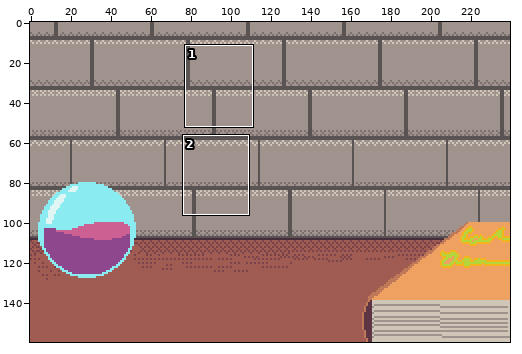
Pixel-art file: assets/alchemy_screen/alchemy_background.aseprite. Above, an overview of the earlier version with the close-up marked.
Close-up. The starting point:
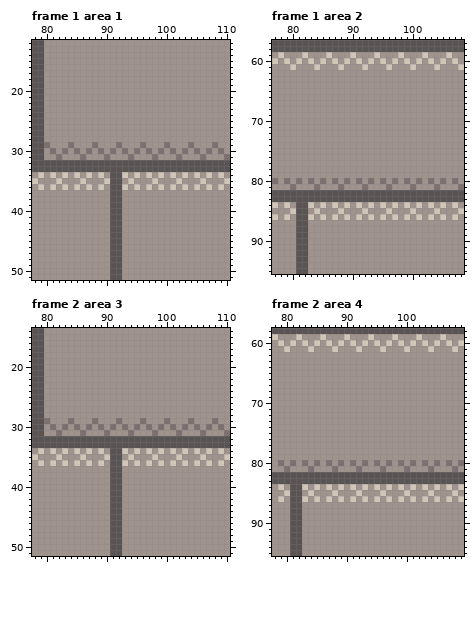
240x160 pixels, 4 frames. Shown: frame 1 area 1: x 78..110, y 12..51; frame 1 area 2: x 77..108, y 57..95; frame 2 area 3: x 78..110, y 14..51; frame 2 area 4: x 78..109, y 58..95. The commit also changed other frames or places, which this record leaves out.
After the commit:
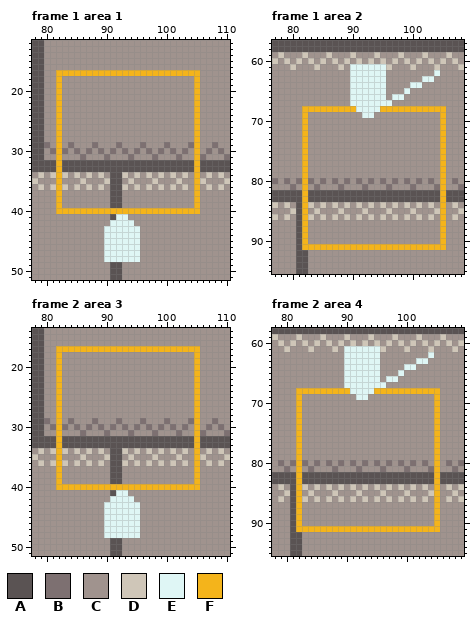
Palette (. is transparent): A #5a5353  B #7d7071  C #a0938e  D #cfc6b8  E #dff6f5  F #f4b41b
Change:
layer "Layer 1" now shown
Changed rows in their new state; - is an unchanged pixel.
Frame 1 area 1, layer "Layer 1":
first column x 82:
17 FFFFFFFFFFFFFFFFFFFFFFFF
18 F----------------------F
19 F----------------------F
20 F----------------------F
21 F----------------------F
22 F----------------------F
23 F----------------------F
24 F----------------------F
25 F----------------------F
26 F----------------------F
27 F----------------------F
28 F----------------------F
29 F----------------------F
30 F----------------------F
31 F----------------------F
32 F----------------------F
33 F----------------------F
34 F----------------------F
35 F----------------------F
36 F----------------------F
37 F----------------------F
38 F----------------------F
39 F----------------------F
40 FFFFFFFFFFFFFFFFFFFFFFFF
41 ----------EE------------
42 ---------EEEE-----------
43 --------EEEEEE----------
44 --------EEEEEE----------
45 --------EEEEEE----------
46 --------EEEEEE----------
47 --------EEEEEE----------
48 --------EEEEEE----------
Frame 1 area 2, layer "Layer 1":
first column x 82:
61 --------EEEEEE----------
62 --------EEEEEE--------E-
63 --------EEEEEE------EE--
64 --------EEEEEE----EE----
65 --------EEEEEE---E------
66 --------EEEEEE-EE-------
67 --------EEEEEEE---------
68 FFFFFFFFFEEEEFFFFFFFFFFF
69 F---------EE-----------F
70 F----------------------F
71 F----------------------F
72 F----------------------F
73 F----------------------F
74 F----------------------F
75 F----------------------F
76 F----------------------F
77 F----------------------F
78 F----------------------F
79 F----------------------F
80 F----------------------F
81 F----------------------F
82 F----------------------F
83 F----------------------F
84 F----------------------F
85 F----------------------F
86 F----------------------F
87 F----------------------F
88 F----------------------F
89 F----------------------F
90 F----------------------F
91 FFFFFFFFFFFFFFFFFFFFFFFF
Frame 2 area 3, layer "Layer 1": the same change as frame 1 area 1
Frame 2 area 4, layer "Layer 1": the same change as frame 1 area 2
